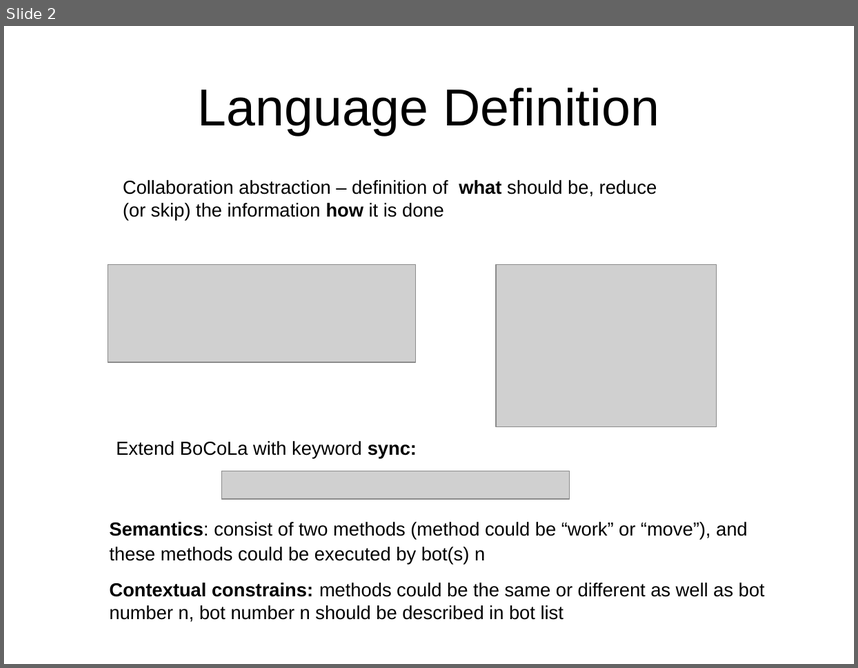
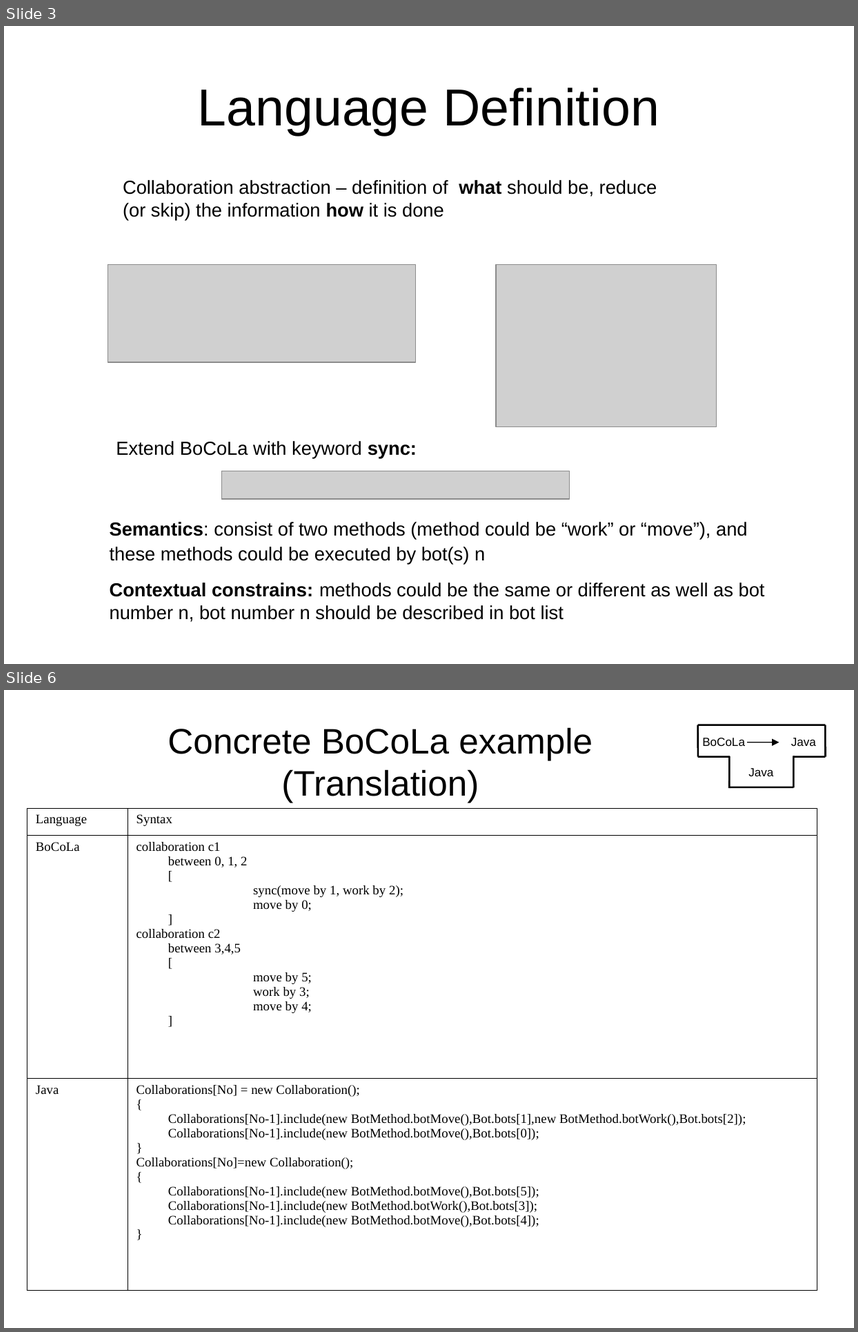
Before and after one commit to isurup/kalle-martin-group, a slide deck: SSE2/slides/project Slides 1.ppt. Shown one above the other, each under a label of ours: slide 2 before the commit, slides 3 and 6 after it; the slides between them are not shown. The pictures are 858x668 and 858x1332 pixels, drawn with LibreOffice and Linux fonts; fonts in the diff are those of the drawing; grey boxes stand for pictures. Boxes give left, top, right and bottom in pixels: in the first picture for what was removed or moved away, otherwise in the second. Text is boxed around its words. In the diff, an @@ line names an element or a change of style, - is before the commit and + after.

```diff
--- a/SSE2/slides/project Slides 1.ppt
+++ b/SSE2/slides/project Slides 1.ppt
@@ slide 6 added at [4,690,854,1328], background #FFFFFF @@
@@ title added at [168,727,593,802], 30 pt, text #000000 @@
+Concrete BoCoLa example
+(Translation)
@@ group added at [697,725,825,788]: 8 lines, 3 texts, 1 arrow @@
+Java
+Java
+BoCoLa
@@ table added at [27,808,817,1290], 3 rows, 2 columns @@
+Language | Syntax
+BoCoLa | collaboration c1 / between 0, 1, 2 / [ / sync(move by 1, work by 2); / move by 0; / ] / collaboration c2 / between 3,4,5 / [ / move by 5; / work by 3; / move by 4; / ]
+Java | Collaborations[No] = new Collaboration(); / { / Collaborations[No-1].include(new BotMethod.botMove(),Bot.bots[1],new BotMethod.botWork(),Bot.bots[2]); / Collaborations[No-1].include(new BotMethod.botMove(),Bot.bots[0]); / } / Collaborations[No]=new Collaboration(); / { / Collaborations[No-1].include(new BotMethod.botMove(),Bot.bots[5]); / Collaborations[No-1].include(new BotMethod.botWork(),Bot.bots[3]); / Collaborations[No-1].include(new BotMethod.botMove(),Bot.bots[4]); / }
@@ what was slide 2 is now slide 3 @@
```
Also in this commit, not shown: 2 slides changed, 3 other slides added, 1 slide removed.
